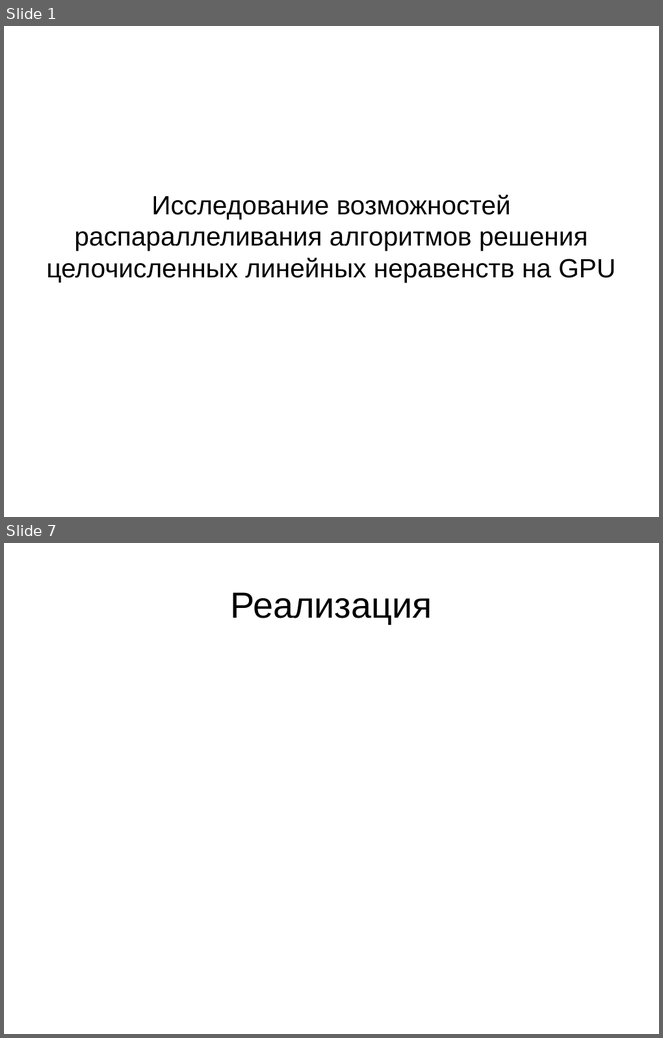
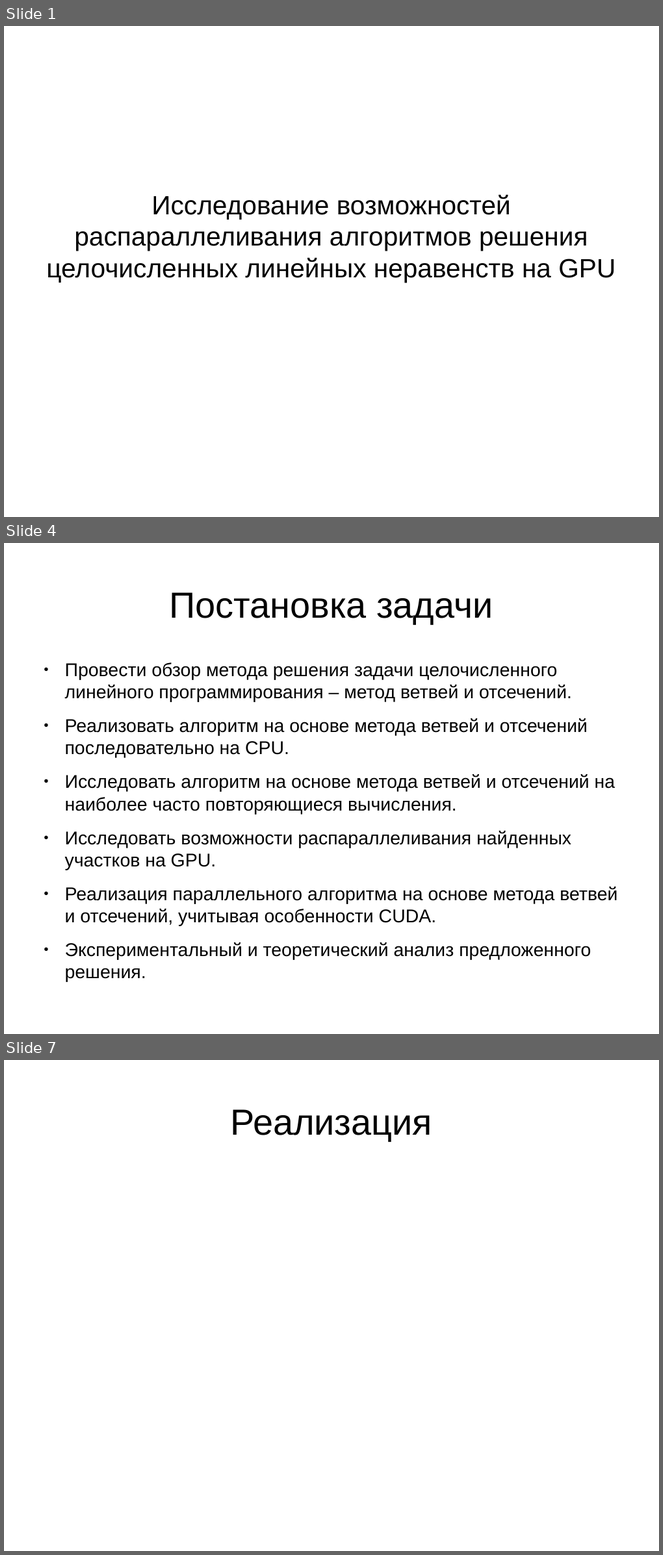
Before and after one commit to bura2017/thesis, a slide deck: presentation.odp. Shown one above the other, each under a label of ours: slides 1 and 7 before the commit, slides 1, 4 and 7 after it; the slides between them are not shown. The pictures are 663x1038 and 663x1555 pixels, drawn with LibreOffice and Linux fonts; fonts in the diff are those of the drawing. Boxes give left, top, right and bottom in pixels: in the first picture for what was removed or moved away, otherwise in the second. Text is boxed around its words. In the diff, an @@ line names an element or a change of style, - is before the commit and + after.

```diff
--- a/presentation.odp
+++ b/presentation.odp
@@ slide 4 added at [4,543,659,1034], background #FFFFFF @@
@@ title added at [169,592,493,624], 44 pt, text #000000 @@
+Постановка задачи
@@ text added at [65,663,618,927], 22.4 pt, text #000000 @@
+● Провести обзор метода решения задачи целочисленного линейного программирования – метод ветвей и отсечений.
+● Реализовать алгоритм на основе метода ветвей и отсечений последовательно на CPU.
+● Исследовать алгоритм на основе метода ветвей и отсечений на наиболее часто повторяющиеся вычисления.
+● Исследовать возможности распараллеливания найденных участков на GPU.
+● Реализация параллельного алгоритма на основе метода ветвей и отсечений, учитывая особенности CUDA.
+● Экспериментальный и теоретический анализ предложенного решения.
```
Also in this commit, not shown: 4 slides changed, 1 slide removed, 5 other files.
